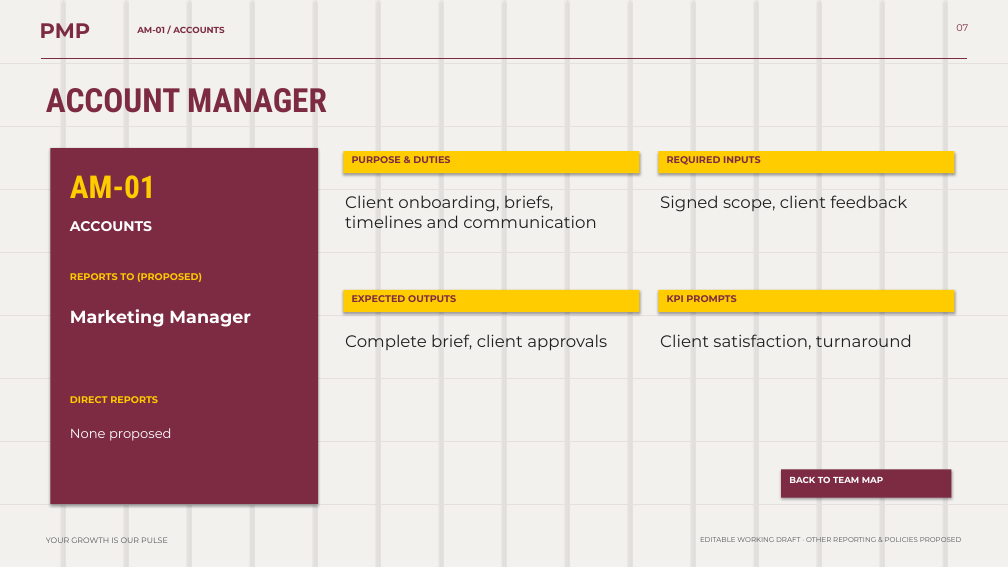
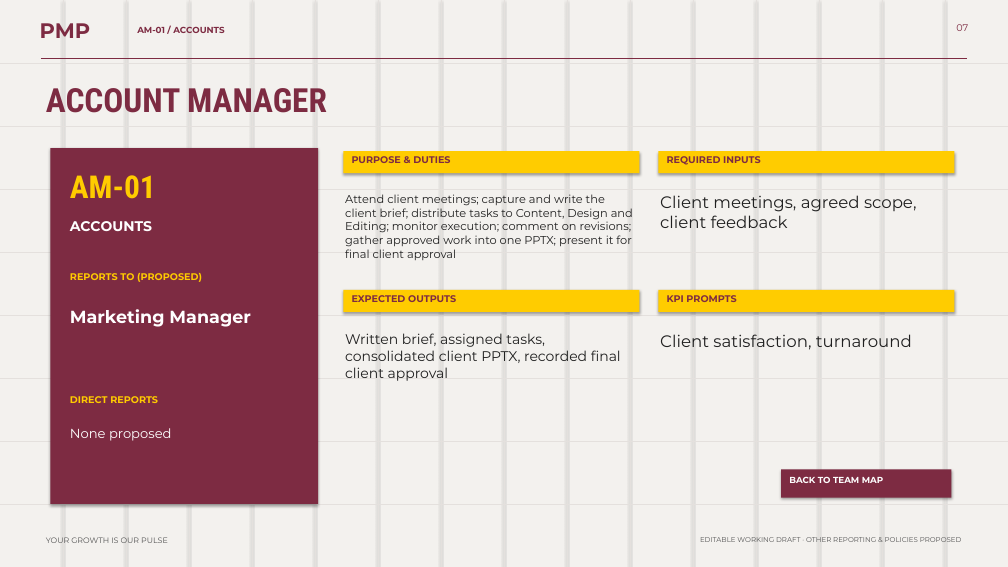
Before and after one commit to bassmasherif888-maker/PMP-Growth-Agency-, a slide deck: slide 7 of presentations/PMP-Growth-OS-Editable.pptx. Drawn at 1008x567 pixels with LibreOffice and Linux fonts; fonts in the diff are those of the drawing. Boxes give left, top, right and bottom in pixels: in the first picture for what was removed or moved away, otherwise in the second. Text is boxed around its words. In the diff, an @@ line names an element or a change of style, - is before the commit and + after.

```diff
--- a/presentations/PMP-Growth-OS-Editable.pptx
+++ b/presentations/PMP-Growth-OS-Editable.pptx
@@ text at box(345, 194, 633, 260): text changed; size 19 to 13 pt @@
-Client onboarding, briefs, timelines and communication
+Attend client meetings; capture and write the client brief; distribute tasks to Content, Design and Editing; monitor execution; comment on revisions; gather approved work into one PPTX; present it for final client approval
@@ text at box(660, 195, 916, 228): text changed @@
-Signed scope, client feedback
+Client meetings, agreed scope, client feedback
@@ text at box(345, 333, 621, 381): text changed; size 19 to 16 pt @@
-Complete brief, client approvals
+Written brief, assigned tasks, consolidated client PPTX, recorded final client approval
```
Also in this commit, not shown: 6 other slides changed, 11 other files.
